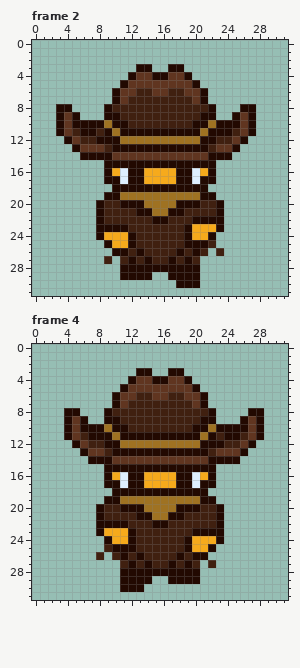
One commit to this pixel-art file: Sprites/ASEPRITE/inimigo_1.aseprite. Above: the version before the commit.
32x32 pixels, 4 frames. Shown: frame 2, frame 4.
Now the later version:
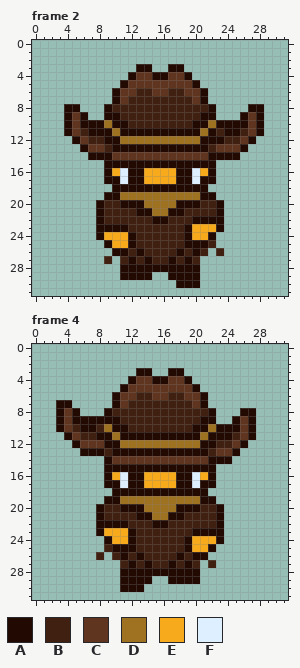
Palette (. is transparent): A #220901  B #402010  C #603520  D #9f7222  E #f6aa1c  F #deefff
Change:
{"where": "frame 2"}
{"frame":2,"y":8,"x":3,"old":"A","new":"."}
{"frame":2,"y":8,"x":5,"old":".","new":"A"}
{"frame":2,"y":8,"x":26,"old":"A","new":"."}
{"frame":2,"y":8,"x":28,"old":".","new":"A"}
{"frame":2,"y":9,"x":3,"old":"ACA.","new":".ACA"}
{"frame":2,"y":9,"x":25,"old":"ACA.","new":".ACA"}
{"frame":2,"y":10,"x":3,"old":"ACA","new":".AC"}
{"frame":2,"y":10,"x":26,"old":"CA.","new":"ACA"}
{"frame":2,"y":11,"x":3,"old":"ACBA","new":".ACB"}
{"frame":2,"y":11,"x":8,"old":"B","new":"A"}
{"frame":2,"y":11,"x":23,"old":"A","new":"B"}
{"frame":2,"y":11,"x":25,"old":"BCA.","new":"ABCA"}
{"frame":2,"y":12,"x":4,"old":"ACB","new":".AC"}
{"frame":2,"y":12,"x":8,"old":"A","new":"B"}
{"frame":2,"y":12,"x":23,"old":"B","new":"A"}
{"frame":2,"y":12,"x":25,"old":"CA.","new":"BCA"}
{"frame":2,"y":13,"x":5,"old":"AC","new":".A"}
{"frame":2,"y":13,"x":25,"old":"A.","new":"CA"}
{"frame":2,"y":14,"x":6,"old":"A","new":"."}
{"frame":2,"y":14,"x":25,"old":".","new":"A"}
{"where": "frame 4"}
{"frame":4,"y":7,"x":3,"old":"..","new":"AA"}
{"frame":4,"y":8,"x":3,"old":".A","new":"AC"}
{"frame":4,"y":8,"x":26,"old":".","new":"A"}
{"frame":4,"y":8,"x":28,"old":"A","new":"."}
{"frame":4,"y":9,"x":3,"old":".AC","new":"ACA"}
{"frame":4,"y":9,"x":7,"old":"..","new":"AA"}
{"frame":4,"y":9,"x":25,"old":".ACA","new":"ACA."}
{"frame":4,"y":10,"x":3,"old":".AC","new":"ACB"}
{"frame":4,"y":10,"x":8,"old":"A","new":"B"}
{"frame":4,"y":10,"x":26,"old":"ACA","new":"CA."}
{"frame":4,"y":11,"x":7,"old":"A","new":"B"}
{"frame":4,"y":11,"x":23,"old":"B","new":"A"}
{"frame":4,"y":11,"x":25,"old":"ABCA","new":"BCA."}
{"frame":4,"y":12,"x":7,"old":"BB","new":"CC"}
{"frame":4,"y":12,"x":23,"old":"A","new":"B"}
{"frame":4,"y":12,"x":25,"old":"BCA","new":"CA."}
{"frame":4,"y":13,"x":7,"old":"CC","new":"AA"}
{"frame":4,"y":13,"x":25,"old":"CA","new":"A."}
{"frame":4,"y":14,"x":7,"old":"AA","new":".."}
{"frame":4,"y":14,"x":25,"old":"A","new":"."}
{"label":"changed","picture_box":[56,104,104,160]}
{"label":"changed","picture_box":[216,104,264,160]}
{"label":"changed","picture_box":[56,400,104,464]}
{"label":"changed","picture_box":[216,408,264,464]}
